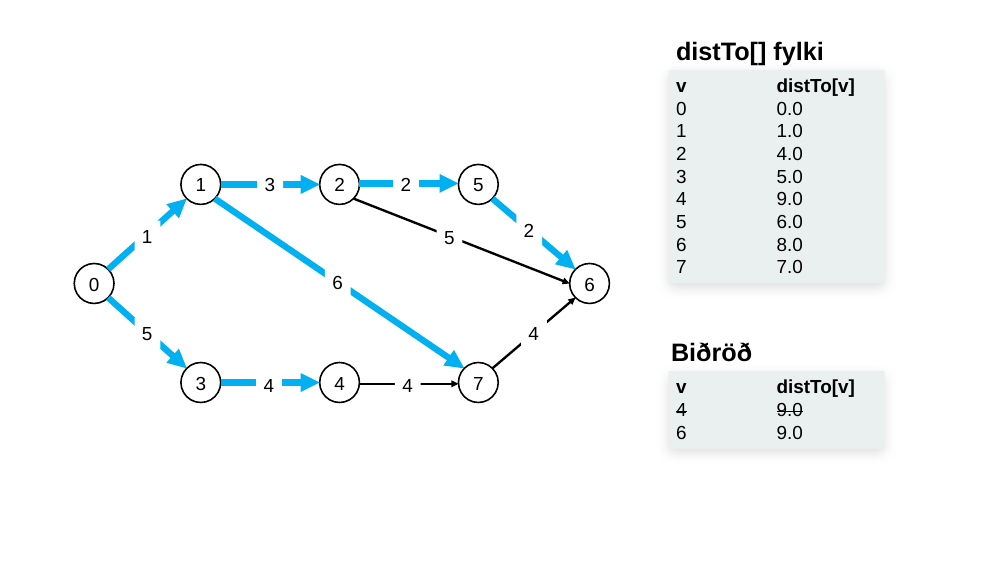
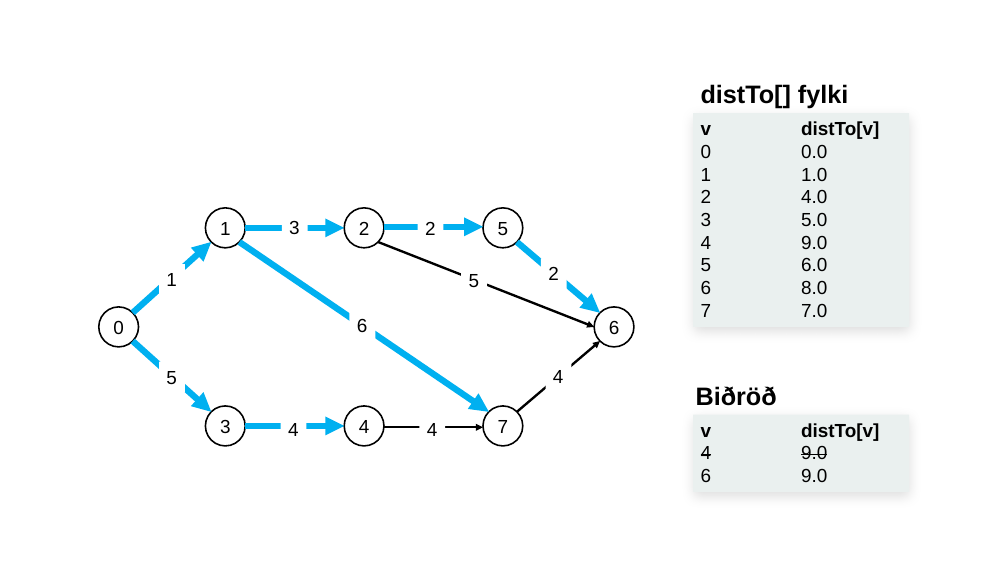
Before and after one commit to lvthnn/TOL203G, a slide deck: slide 8 of HD11/src/V3/dijkstra.pptx. Drawn at 1008x567 pixels with LibreOffice and Linux fonts; fonts in the diff are those of the drawing. Boxes give left, top, right and bottom in pixels: in the first picture for what was removed or moved away, otherwise in the second. Text is boxed around its words. In the diff, an @@ line names an element or a change of style, - is before the commit and + after.

```diff
--- a/HD11/src/V3/dijkstra.pptx
+++ b/HD11/src/V3/dijkstra.pptx
@@ 12 texts, 10 arrows, 8 ellipses, 2 rectangles: place and size @@
-12 texts, 10 arrows, 8 ellipses, 2 rectangles at [74, 41, 885, 448]
+12 texts, 10 arrows, 8 ellipses, 2 rectangles at [99, 84, 910, 492]
```
Also in this commit, not shown: 9 other slides changed, 1 slide added, 11 other files.
